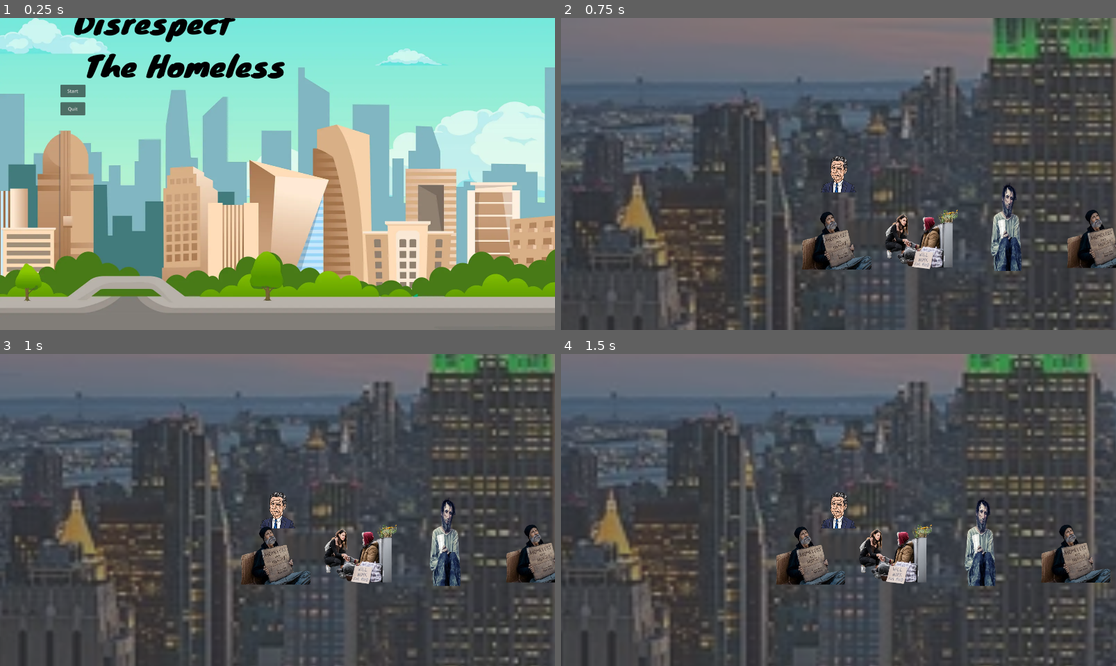
Above: before the commit, frames 1-4 (two rows, left to right).
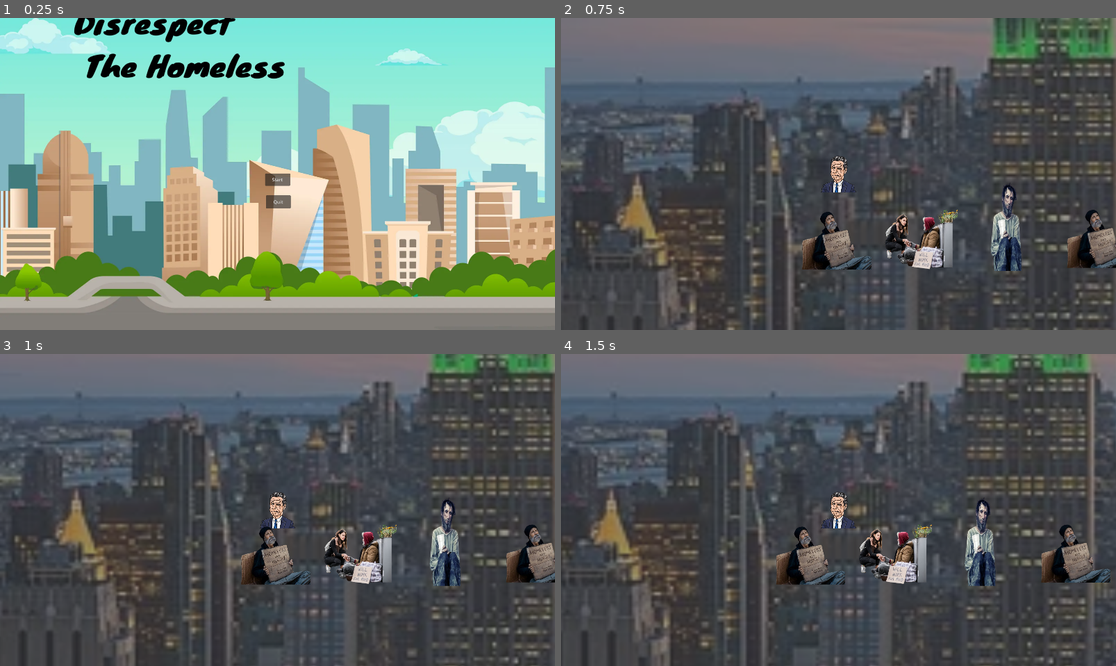
Above: after the commit, the same moments.

Repository: Kaympe20/kill-the-homeless
Game: Godot game, scene res://main.tscn
Same seed, same stepped clock (60 frames per second), same inputs: the game is played once before the commit and once after it.
Inputs:
- Up to frame 1 (0.25 s): no input
- Up to frame 2 (0.75 s): click "Start" at 0.5 s
- Up to frame 3 (1 s): no input
- Up to frame 4 (1.5 s): hold Right (right) from 1.28 s (still down)

The runs differ from the first frame. In frame 1, 0.7% of the frame differs, in the area x 10-53%, y 21-62%; in frame 2, nothing differs; in frame 3, nothing differs; in frame 4, nothing differs.

Commit message:
Do all the fun export bits

Diff:
--- a/main.tscn
+++ b/main.tscn
@@ -32,13 +32,13 @@
 
 [node name="VBoxContainer" type="VBoxContainer" parent="ui/mainMenu"]
 layout_mode = 1
-anchors_preset = 15
-anchor_right = 1.0
-anchor_bottom = 1.0
-offset_left = 160.0
-offset_top = 231.0
-offset_right = -1575.0
-offset_bottom = -557.0
+anchors_preset = 8
+anchor_left = 0.5
+anchor_top = 0.5
+anchor_right = 0.5
+anchor_bottom = 0.5
+offset_top = -2.0
+offset_bottom = 2.0
 grow_horizontal = 2
 grow_vertical = 2
 
@@ -62,10 +62,10 @@
 
 [node name="Button" type="Button" parent="ui/mainMenu/VBoxContainer/Control2"]
 layout_mode = 0
-offset_left = 49.0
-offset_top = -231.0
-offset_right = 135.0
-offset_bottom = -186.0
+offset_left = -40.0
+offset_top = 72.0
+offset_right = 46.0
+offset_bottom = 117.0
 text = "Quit"
 
 [node name="AudioStreamPlayer" type="AudioStreamPlayer" parent="."]
--- a/project.godot
+++ b/project.godot
@@ -42,6 +42,7 @@
 "deadzone": 0.2,
 "events": [Object(InputEventKey,"resource_local_to_scene":false,"resource_name":"","device":-1,"window_id":0,"alt_press …(195 unchanged characters)…
 , Object(InputEventKey,"resource_local_to_scene":false,"resource_name":"","device":-1,"window_id":0,"alt_pressed":false …(183 unchanged characters)…
+, Object(InputEventKey,"resource_local_to_scene":false,"resource_name":"","device":-1,"window_id":0,"alt_pressed":false,"shift_pressed":false,"ctrl_pressed":false,"meta_pressed":false,"pressed":false,"keycode":0,"physical_keycode":32,"key_label":0,"unicode":32,"location":0,"echo":false,"script":null)
 ]
 }
 
Not shown, added: export_presets.cfg
Not shown, added: exports/index.apple-touch-icon.png.import
Not shown, added: exports/index.icon.png.import
Not shown, added: exports/index.png.import
Not shown, added: build.zip
Not shown, added: exports/index.apple-touch-icon.png
Not shown, added: exports/index.audio.position.worklet.js
Not shown, added: exports/index.audio.worklet.js
Not shown, added: exports/index.html
Not shown, added: exports/index.icon.png
Not shown, added: exports/index.js
Not shown, added: exports/index.pck
(and 2 more such lines)
